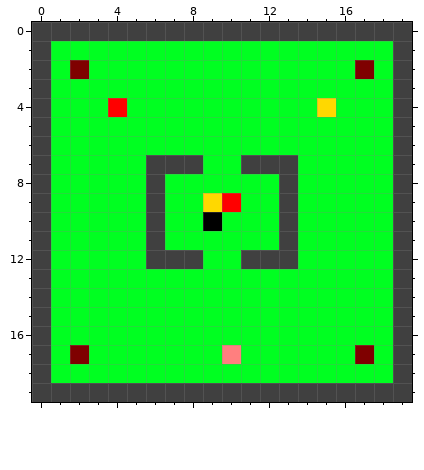
Two versions of one pixel-art sprite, res/map.png. The first picture shows the starting point.
The file is 20x20 pixels.
The result:
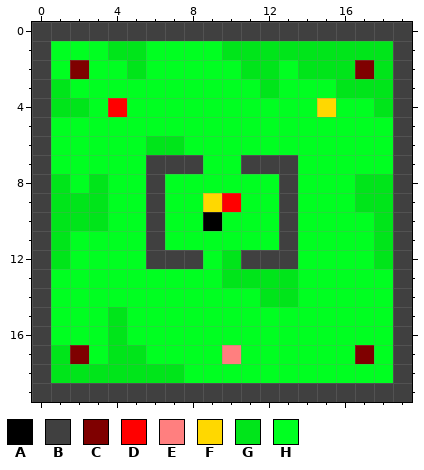
Palette (. is transparent): A #000000  B #404040  C #7f0000  D #ff0000  E #ff7f7f  F #ffd800  G #00e51a  H #00ff21
Change:
@@ x 0..19 @@
  0 BBBBBBBBBBBBBBBBBBBB
- 1 BHHHHHHHHHHHHHHHHHHB
- 2 BHCHHHHHHHHHHHHHHCHB
- 3 BHHHHHHHHHHHHHHHHHHB
- 4 BHHHDHHHHHHHHHHFHHHB
+ 1 BHHHGGHHHHGGGGGGGGGB
+ 2 BHCHHGHHHHHGGHGGGCGB
+ 3 BGHHHHHHHHHHGHHHGGGB
+ 4 BGGHDHHHHHHHHHHFHHGB
  5 BHHHHHHHHHHHHHHHHHHB
- 6 BHHHHHHHHHHHHHHHHHHB
+ 6 BHHHHHGGHHHHHHHHHHHB
  7 BHHHHHBBBHHBBBHHHHHB
- 8 BHHHHHBHHHHHHBHHHHHB
- 9 BHHHHHBHHFDHHBHHHHHB
-10 BHHHHHBHHAHHHBHHHHHB
-11 BHHHHHBHHHHHHBHHHHHB
-12 BHHHHHBBBHHBBBHHHHHB
-13 BHHHHHHHHHHHHHHHHHHB
-14 BHHHHHHHHHHHHHHHHHHB
-15 BHHHHHHHHHHHHHHHHHHB
-16 BHHHHHHHHHHHHHHHHHHB
-17 BHCHHHHHHHEHHHHHHCHB
-18 BHHHHHHHHHHHHHHHHHHB
+ 8 BGHGHHBHHHHHHBHHHGGB
+ 9 BGGGHHBHHFDHHBHHHGGB
+10 BGGGHHBHHAHHHBHHHHGB
+11 BGHHHHBHHHHHHBHHHHGB
+12 BGHHHHBBBHGBBBHHHHGB
+13 BHHHHHHHHHGGGGHHHHHB
+14 BHHHHHHHHHHHGGHHHHHB
+15 BHHHGHHHHHHHHHHHHHHB
+16 BHHHGHHHHHHHHHHHHHHB
+17 BGCHGGHHHHEHHHHHHCHB
+18 BGGGGGGGHHHHHHHHHHHB
 19 BBBBBBBBBBBBBBBBBBBB
Pixel boxes of the changes (left, top, right, bottom) in both pictures:
changed: (51, 41, 184, 383)
changed: (222, 41, 393, 307)
